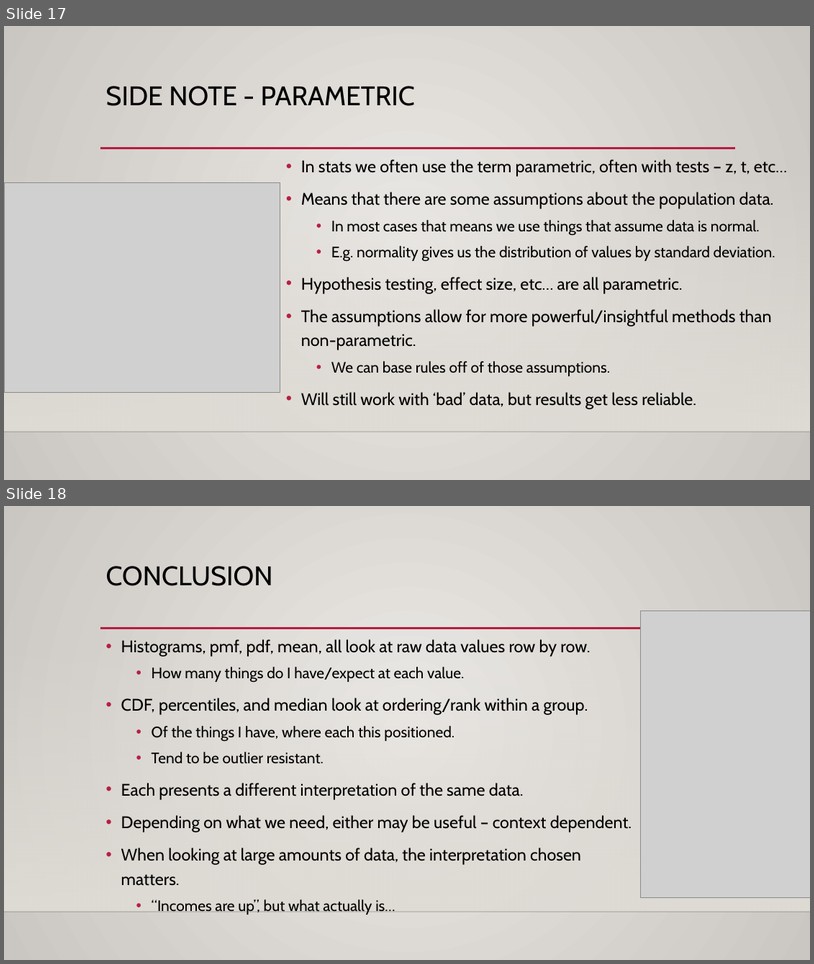
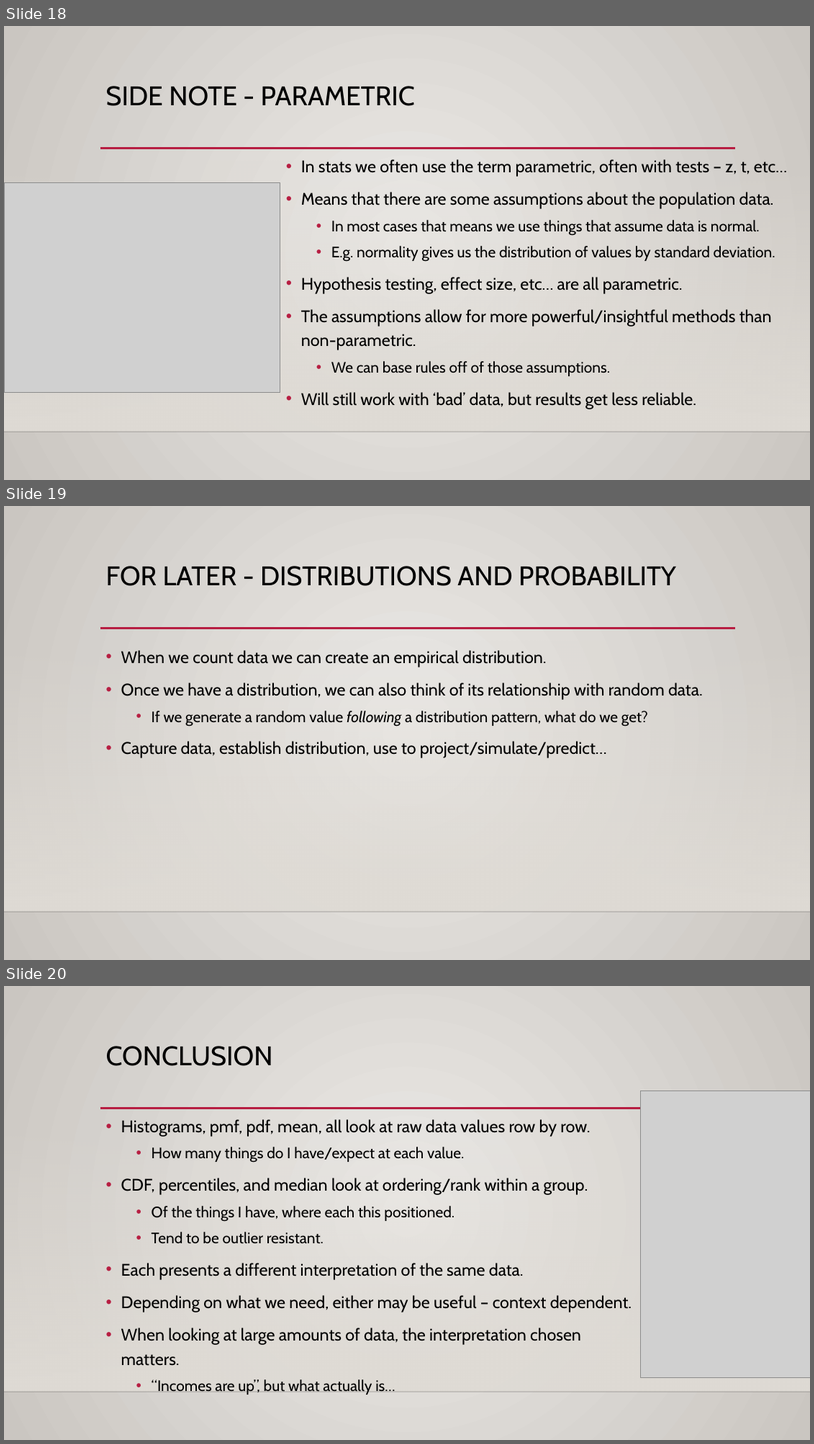
Before and after one commit to SedemSetor/Basic_Stats_in_Python_Student_Repository, a slide deck: reference_material/slides/004_Cumulative_Distributions.pptx. Shown one above the other, each under a label of ours: slides 17 and 18 before the commit, slides 18, 19 and 20 after it. The pictures are 814x964 and 814x1444 pixels, drawn with LibreOffice and Linux fonts; fonts in the diff are those of the drawing; grey boxes stand for pictures; background and template pictures are left out. Boxes give left, top, right and bottom in pixels: in the first picture for what was removed or moved away, otherwise in the second. Text is boxed around its words. In the diff, an @@ line names an element or a change of style, - is before the commit and + after.

```diff
--- a/reference_material/slides/004_Cumulative_Distributions.pptx
+++ b/reference_material/slides/004_Cumulative_Distributions.pptx
@@ slide 19 added at <box>4,506,810,960</box>, background gradient #ECEAE7 to #CAC7C1; not listed: 3 template elements that a slide beside it also shows @@
@@ title added at <box>106,566,676,586</box>, 32 pt, text #000000 @@
+FOR LATER - DISTRIBUTIONS AND PROBABILITY
@@ text added at <box>121,650,703,758</box>, 20 pt, text #000000 @@
+• When we count data we can create an empirical distribution.
+• Once we have a distribution, we can also think of its relationship with random data.
+  • If we generate a random value following a distribution pattern, what do we get?
+• Capture data, establish distribution, use to project/simulate/predict…
@@ what was slide 17 is now slide 18 @@
@@ what was slide 18 is now slide 20 @@
```
Also in this commit, not shown: 2 slides changed, 2 other slides added, 1 slide removed, 6 other files.
